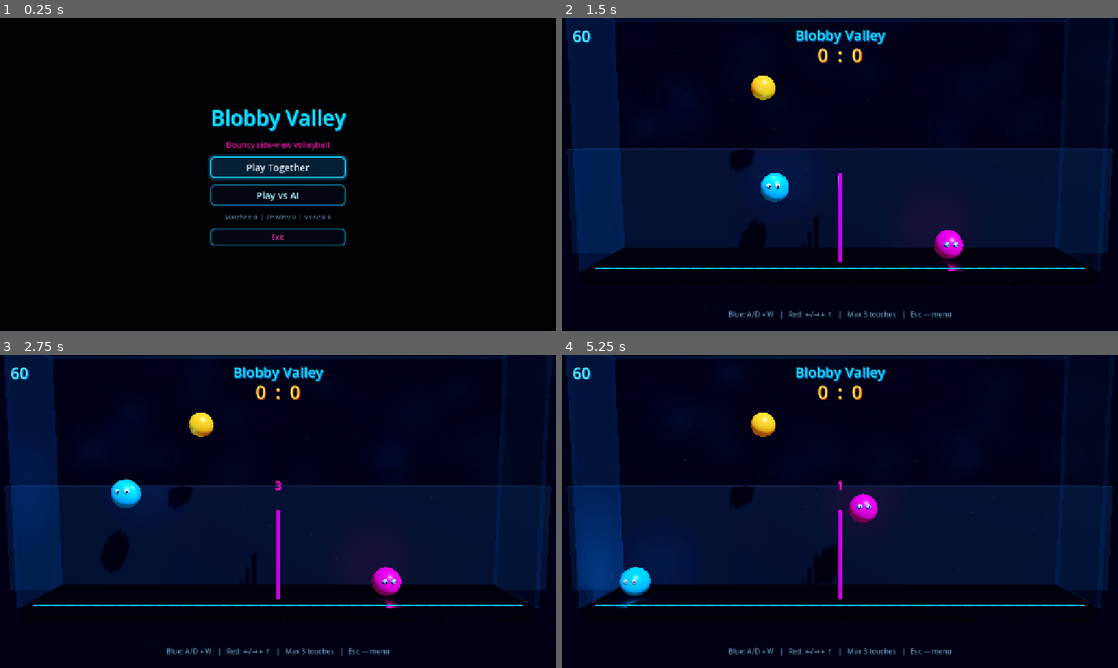
Above: before the commit, frames 1-4 (two rows, left to right).
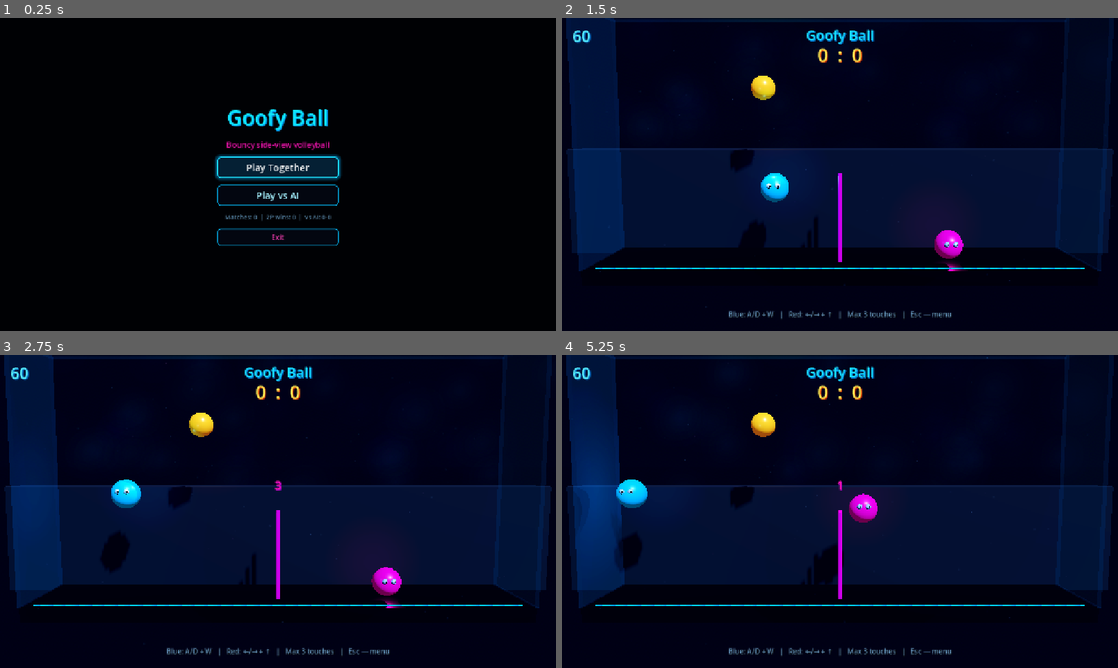
Above: after the commit, the same moments.

Repository: GGamezebo/GoofyBall
Game: Godot game, scene res://main.tscn
Same seed, same stepped clock (60 frames per second), same inputs: the game is played once before the commit and once after it.
Inputs:
- Up to frame 1 (0.25 s): no input
- Up to frame 2 (1.5 s): click "Play Together" at 0.5 s; tap Enter at 1.25 s; hold D (p1_right) from 1.28 s (still down); hold W (p1_jump) from 1.28 s (still down)
- Up to frame 3 (2.75 s): tap Up (p2_jump) at 1.55, 2.1 s; release D (p1_right) at 2.03 s; release W (p1_jump) at 2.03 s; hold A (p1_left) from 2.03 s (still down); tap W (p1_jump) at 2.27, 2.3, 2.57 s
- Up to frame 4 (5.25 s): release A (p1_left) at 2.78 s; hold Left (p2_left) 2.78-3.53 s; hold D (p1_right) 2.78-4.28 s; tap Up (p2_jump) at 3.05, 4.55, 5.1 s; tap Right (p2_right) at 3.6 s; tap W (p1_jump) at 3.77, 3.8, 4.07 s; hold W (p1_jump) 4.28-5.03 s; hold A (p1_left) from 4.28 s (still down)

The runs differ from the first frame. In frame 1, 1.4% of the frame differs, in the area x 37-63%, y 29-73%; in frame 2, 0.5%; in frame 3, 0.5%; in frame 4, 3.8%, in the area x 2-59%, y 3-81%.

Commit message:
- jumps - naming of game

Diff:
--- a/project.godot
+++ b/project.godot
@@ -10,7 +10,7 @@
 
 [application]
 
-config/name="Blobby Valley"
+config/name="Goofy Ball"
 config/description="Side-view volleyball prototype — HFSM / FSM / GodotSavesAddon."
 run/main_scene="res://main.tscn"
 config/features=PackedStringArray("4.7", "Forward Plus")
@@ -22,7 +22,7 @@
 window/size/viewport_height=720
 window/stretch/mode="canvas_items"
 window/stretch/aspect="expand"
-window/title="Blobby Valley"
+window/title="Goofy Ball"
 
 [dotnet]
 
--- a/src/features/blob_player/blob_player.gd
+++ b/src/features/blob_player/blob_player.gd
@@ -146,5 +146,5 @@
 	if not use_player_input:
 		return external_jump
 	if player_index == 0:
-		return Input.is_action_just_pressed("p1_jump")
-	return Input.is_action_just_pressed("p2_jump")
+		return Input.is_action_pressed("p1_jump")
+	return Input.is_action_pressed("p2_jump")
--- a/src/game/scenes/game/game.tscn
+++ b/src/game/scenes/game/game.tscn
@@ -375,7 +375,7 @@
 theme_override_constants/shadow_offset_x = 2
 theme_override_constants/shadow_offset_y = 2
 theme_override_font_sizes/font_size = 32
-text = "Blobby Valley"
+text = "Goofy Ball"
 horizontal_alignment = 1
 
 [node name="ScoreLabel" type="Label" parent="UI"]
--- a/src/game/scenes/menu/menu.tscn
+++ b/src/game/scenes/menu/menu.tscn
@@ -89,7 +89,7 @@
 theme_override_constants/shadow_offset_x = 2
 theme_override_constants/shadow_offset_y = 2
 theme_override_font_sizes/font_size = 48
-text = "Blobby Valley"
+text = "Goofy Ball"
 horizontal_alignment = 1
 
 [node name="Subtitle" type="Label" parent="Center/VBox"]
Not shown, changed: .cursor/rules/architecture.mdc
Not shown, changed: .cursor/rules/gdscript-conventions.mdc
Not shown, changed: .cursor/rules/menu-and-navigation.mdc
Not shown, changed: README.md
Not shown, changed: concepts/ART_DIRECTION.md
